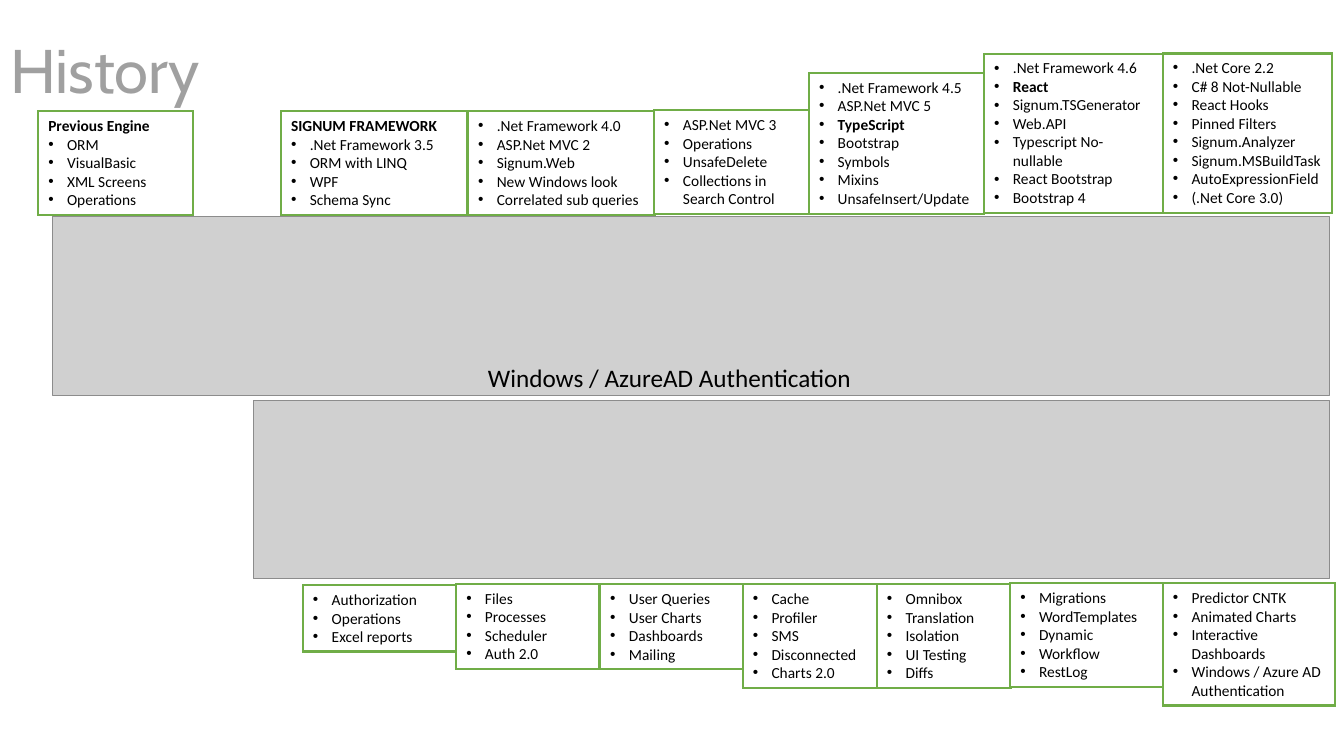
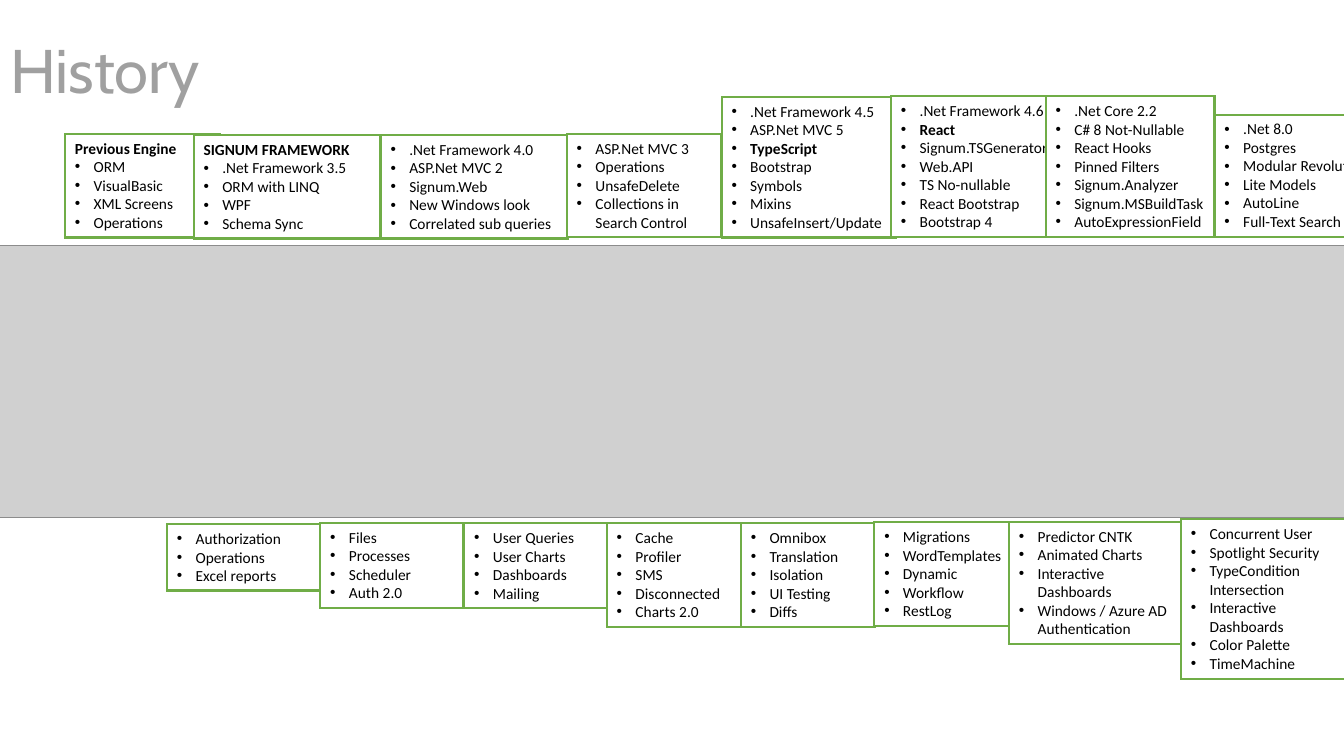
Before and after one commit to signumsoftware/docs, a slide deck: slide 3 of Signum Framework Introduction.pptx. Drawn at 1344x756 pixels with LibreOffice and Linux fonts; fonts in the diff are those of the drawing; grey boxes stand for pictures. Boxes give left, top, right and bottom in pixels: in the first picture for what was removed or moved away, otherwise in the second. Text is boxed around its words. In the diff, an @@ line names an element or a change of style, - is before the commit and + after.

```diff
--- a/Signum Framework Introduction.pptx
+++ b/Signum Framework Introduction.pptx
@@ rectangle ".Net Framework 4.5": place and size @@
-rectangle ".Net Framework 4.5" at [810, 73, 984, 214]
+rectangle ".Net Framework 4.5" at [722, 97, 896, 238]
@@ rectangle ".Net Framework 4.6": place and size @@
-rectangle ".Net Framework 4.6" at [984, 53, 1163, 213]
+rectangle ".Net Framework 4.6" at [891, 97, 1070, 238]
@@ rectangle ".Net Core 2.2": place and size @@
-rectangle ".Net Core 2.2" at [1164, 53, 1333, 213]
+rectangle ".Net Core 2.2" at [1046, 97, 1215, 238]
@@ rectangle added at [1215, 115, 1344, 237], fill #FFFFFF, outline #70AD47 1.5 pt, 11 pt, text #000000 @@
+• .Net 8.0
+• Postgres
+• Modular Revolution
+• Lite Models
+• AutoLine
+• Full-Text Search
@@ rectangle "Previous Engine": place and size @@
-rectangle "Previous Engine" at [38, 112, 193, 216]
+rectangle "Previous Engine" at [65, 134, 219, 238]
@@ 3 rectangles: place and size @@
-3 rectangles at [281, 110, 809, 216]
+3 rectangles at [194, 134, 721, 239]
@@ text in rectangle at [920, 179, 1011, 190]: text changed @@
-• Typescript No-nullable
+• TS No-nullable
@@ text in rectangle at [1192, 192, 1283, 205]: paragraph removed @@
-• (.Net Core 3.0)
@@ picture removed at [52, 217, 1330, 395] @@
@@ picture added at [0, 246, 1344, 518] @@
@@ text removed at [488, 369, 851, 387] @@
-Windows / AzureAD Authentication
@@ picture removed at [253, 400, 1330, 579] @@
@@ 6 rectangles: place and size @@
-6 rectangles at [303, 584, 1163, 689]
+6 rectangles at [167, 522, 1026, 627]
@@ rectangle "Predictor CNTK": place and size @@
-rectangle "Predictor CNTK" at [1164, 584, 1336, 706]
+rectangle "Predictor CNTK" at [1009, 522, 1182, 644]
@@ rectangle added at [1182, 519, 1344, 679], fill #FFFFFF, outline #70AD47 1.5 pt, 11 pt, text #000000 @@
+• Concurrent User
+• Spotlight Security
+• TypeCondition Intersection
+• Interactive Dashboards
+• Color Palette
+• TimeMachine
```
Also in this commit, not shown: 2 other slides changed, 9 other files.
